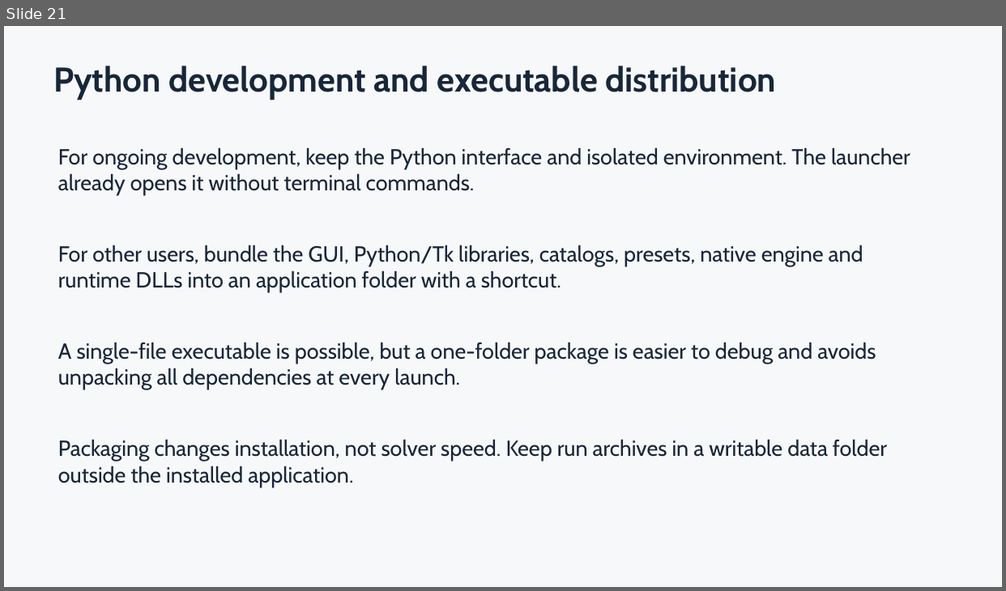
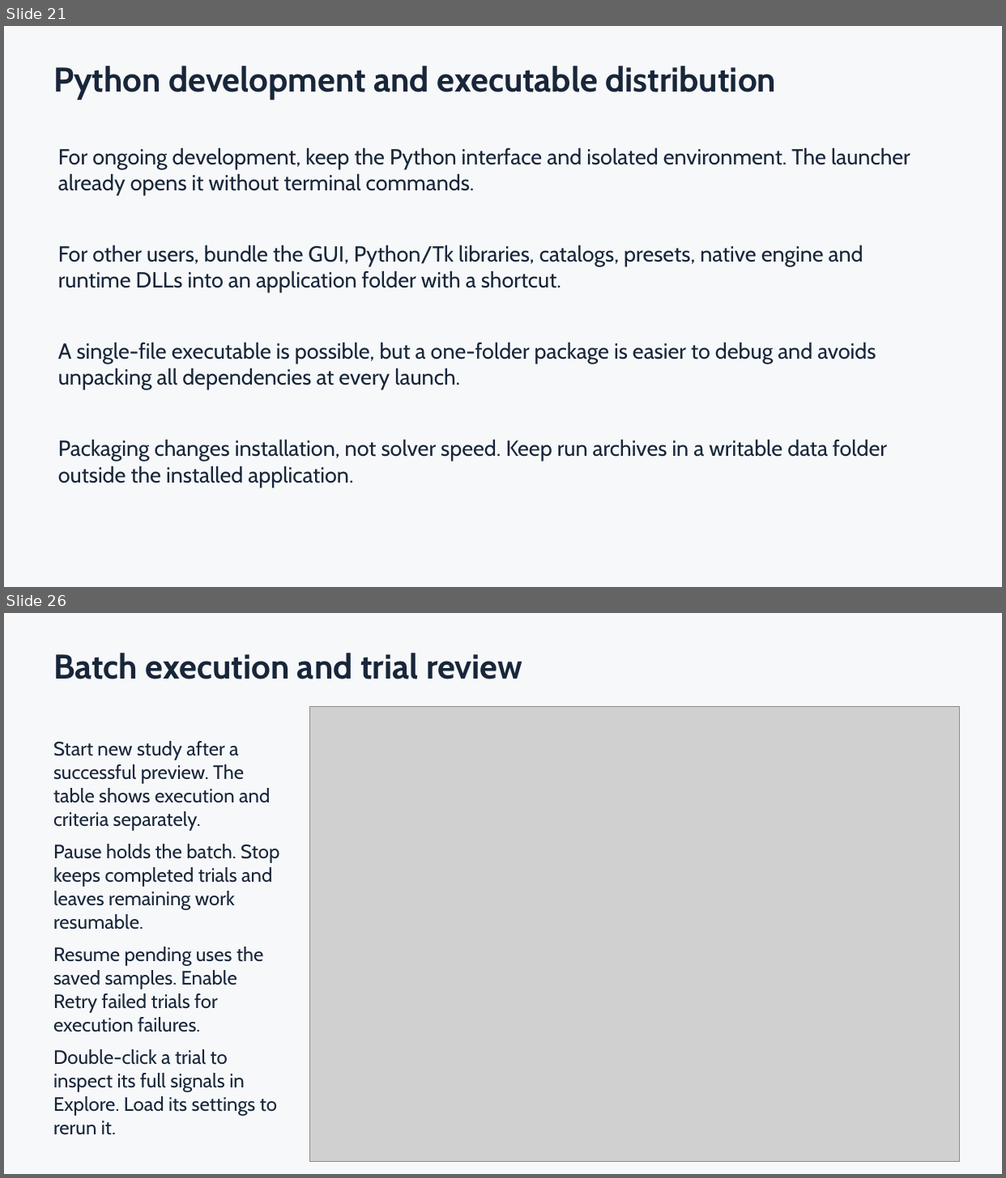
Before and after one commit to MorganSlap/UCI_FWMAV_Flight_Control_Simulation_and_Development, a slide deck: DesktopSIL/docs/Desktop_SIL_Walkthrough.pptx. Shown one above the other, each under a label of ours: slide 21 before the commit, slides 21 and 26 after it; the slides between them are not shown. The pictures are 1006x591 and 1006x1178 pixels, drawn with LibreOffice and Linux fonts; fonts in the diff are those of the drawing; grey boxes stand for pictures. Boxes give left, top, right and bottom in pixels: in the first picture for what was removed or moved away, otherwise in the second. Text is boxed around its words. In the diff, an @@ line names an element or a change of style, - is before the commit and + after.

Commit message:
updated user guide and saved monte carlo study config

```diff
--- a/DesktopSIL/docs/Desktop_SIL_Walkthrough.pptx
+++ b/DesktopSIL/docs/Desktop_SIL_Walkthrough.pptx
@@ slide 26 added at [4,613,1002,1174], background #F7F8FA @@
@@ text added at [53,653,522,679], 33 pt, text #182639, bold @@
+Batch execution and trial review
@@ picture added at [309,707,960,1161] @@
@@ text added at [53,741,270,831], 18.8 pt, text #182639 @@
+Start new study after a successful preview. The table shows execution and criteria separately.
@@ text added at [53,844,279,930], 18.8 pt, text #182639 @@
+Pause holds the batch. Stop keeps completed trials and leaves remaining work resumable.
@@ text added at [53,947,263,1033], 18.8 pt, text #182639 @@
+Resume pending uses the saved samples. Enable Retry failed trials for execution failures.
@@ text added at [53,1050,277,1135], 18.8 pt, text #182639 @@
+Double-click a trial to inspect its full signals in Explore. Load its settings to rerun it.
```
Also in this commit, not shown: 4 slides changed, 10 other slides added, 1 other file.
